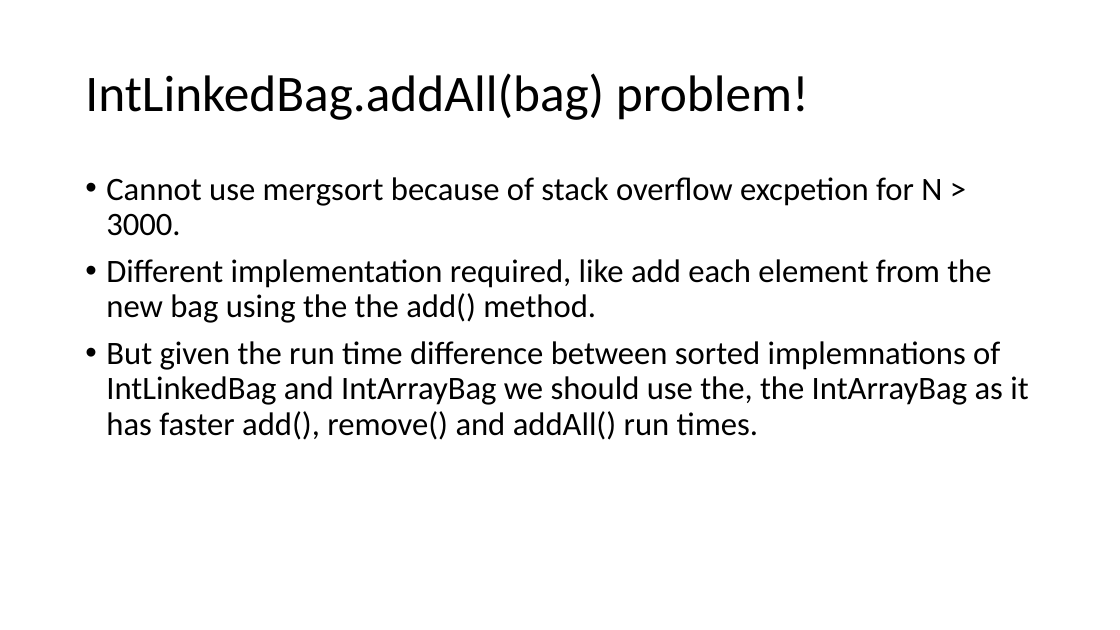
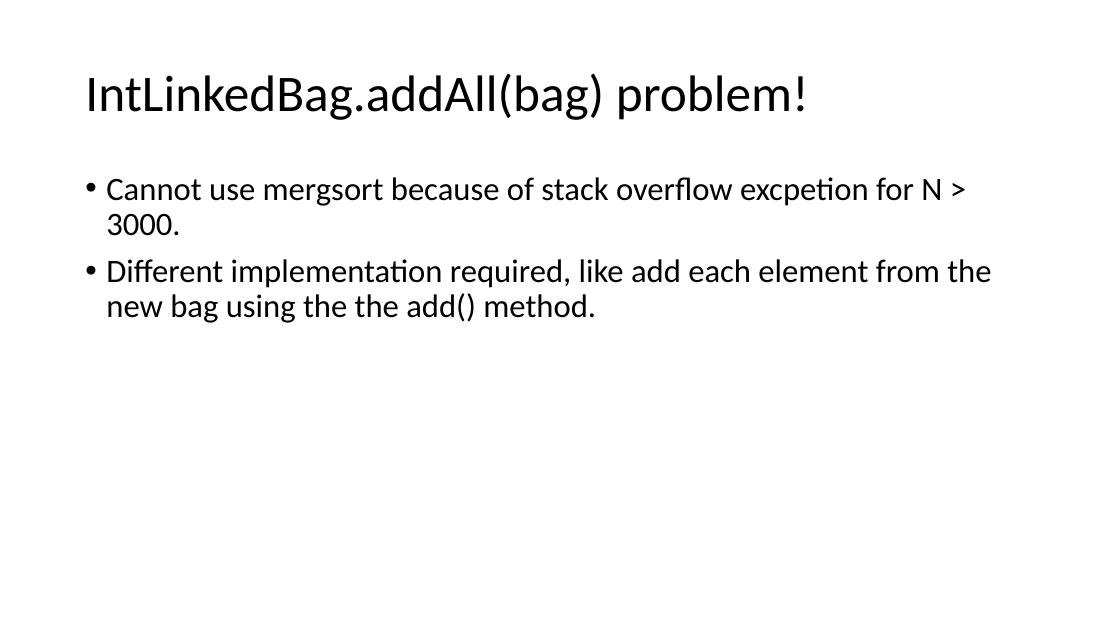
Before and after one commit to nuravgrag/FinalProject, a slide deck: slide 12 of FinalProjectPresentation.pptx (slide 9 before the commit). Drawn at 1120x630 pixels with LibreOffice and Linux fonts; fonts in the diff are those of the drawing. Boxes give left, top, right and bottom in pixels: in the first picture for what was removed or moved away, otherwise in the second. Text is boxed around its words. In the diff, an @@ line names an element or a change of style, - is before the commit and + after.

```diff
--- a/FinalProjectPresentation.pptx
+++ b/FinalProjectPresentation.pptx
@@ text at [106, 341, 1028, 440]: paragraph removed @@
-• But given the run time difference between sorted implemnations of IntLinkedBag and IntArrayBag we should use the, the IntArrayBag as it has faster add(), remove() and addAll() run times.
```
Also in this commit, not shown: 4 other slides changed, 3 slides added.
